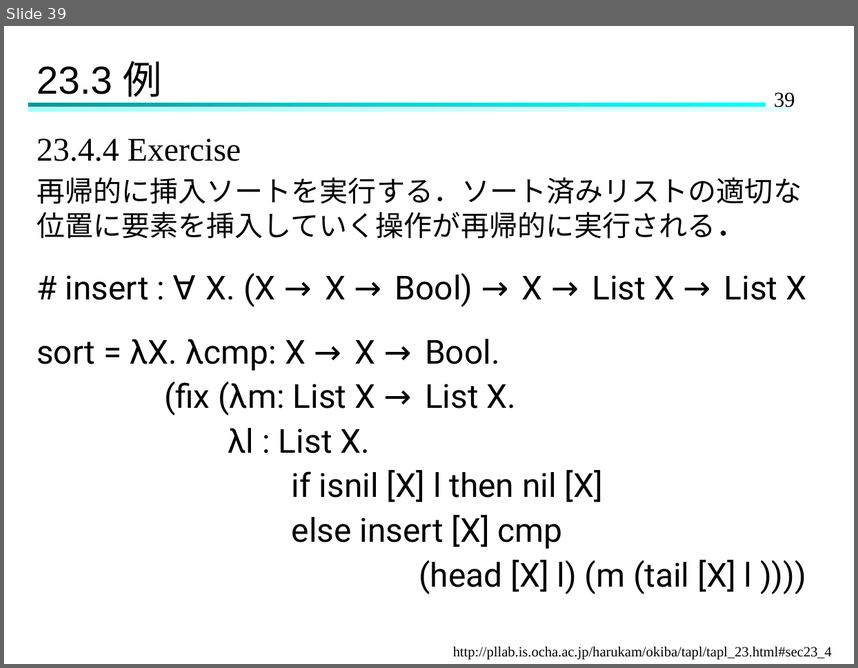
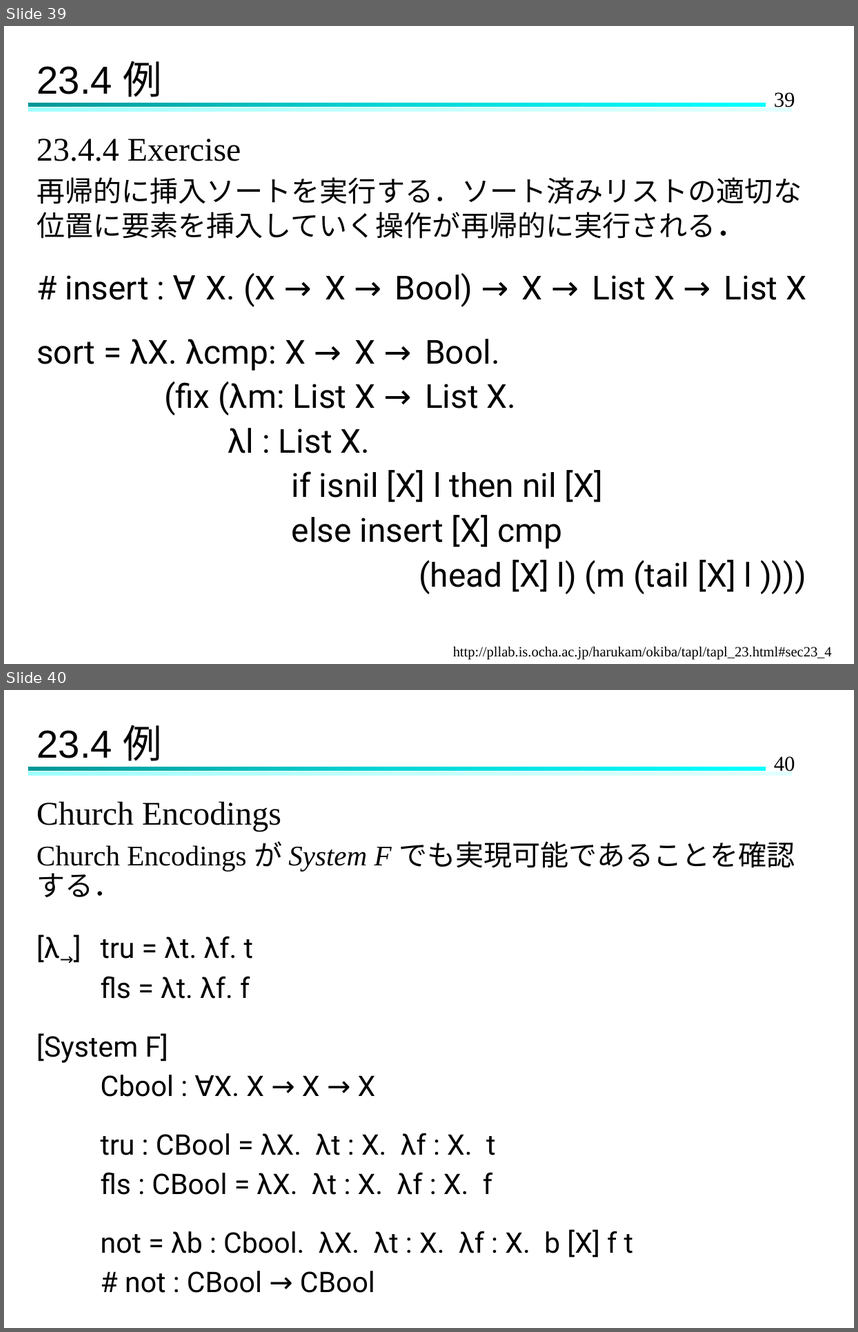
Before and after one commit to Hinata-Mikami/HinataMikami, a slide deck: 研究室関連/TAPL/TAPL-23.pptx. Shown one above the other, each under a label of ours: slide 39 before the commit, slides 39 and 40 after it. The pictures are 858x668 and 858x1332 pixels, drawn with LibreOffice and Linux fonts; fonts in the diff are those of the drawing. Boxes give left, top, right and bottom in pixels: in the first picture for what was removed or moved away, otherwise in the second. Text is boxed around its words. In the diff, an @@ line names an element or a change of style, - is before the commit and + after.

```diff
--- a/研究室関連/TAPL/TAPL-23.pptx
+++ b/研究室関連/TAPL/TAPL-23.pptx
@@ slide 40 added at (4, 690, 854, 1328), background #FFFFFF; not listed: 3 template elements that a slide beside it also shows @@
@@ title added at (36, 725, 162, 768), 33 pt, text #000000 @@
+23.4 例
@@ text added at (36, 801, 795, 1292), 24 pt, text #000000 @@
+Church Encodings
+Church Encodings が System F でも実現可能であることを確認する．
+[λ→] tru = λt. λf. t
+fls = λt. λf. f
+[System F]
+Cbool : ∀X. X → X → X
+tru : CBool = λX. λt : X. λf : X. t
+fls : CBool = λX. λt : X. λf : X. f
+not = λb : Cbool. λX. λt : X. λf : X. b [X] f t
+# not : CBool → CBool
@@ slide 39 changed as well @@
@@ title at (36, 61, 162, 104): text changed @@
-23.3 例
+23.4 例
```
Also in this commit, not shown: 15 other slides changed, 10 other slides added.
